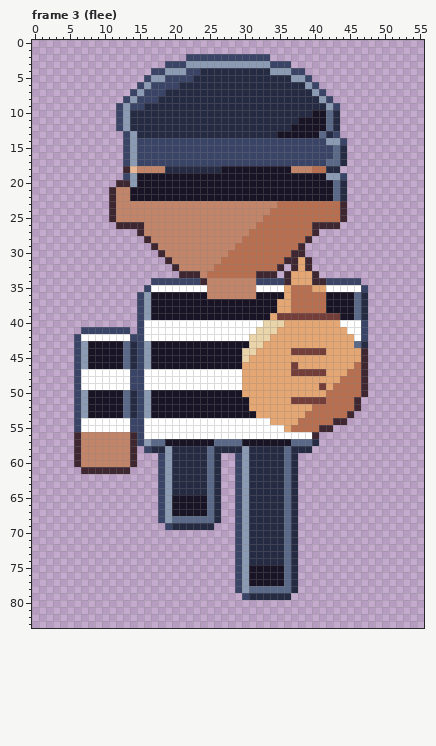
Pixel-art file -- art/road/thief.aseprite. Above, as it was before the edit.
56x84 pixels, 6 frames. Shown: frame 3 (flee). The commit also changed other frames, which this record leaves out.
The result:
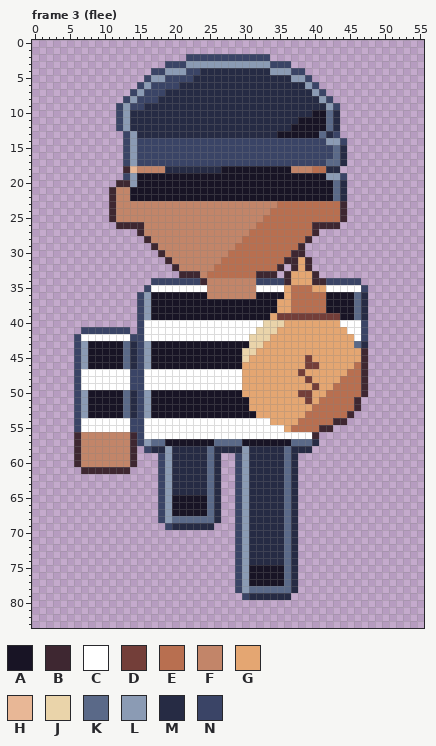
Palette (. is transparent): A #181425  B #3e2731  C #ffffff  D #733e39  E #b86f50  F #c28569  G #e4a672  H #e8b796  J #ead4aa  K #5a6988  L #8b9bb4  M #262b44  N #3a4466
Diff:
Frame 3 (flee):
y 44: x 37..41 DDDDD -> GGGGG
y 45: x 39 G -> D
y 46: x 37 D -> G; x 39..40 GG -> DD
y 47: x 37 D -> G; x 39..41 DDD -> GGG
y 48: x 39 G -> D
y 49: x 40..41 GD -> DG
y 50: x 38..39 GG -> DD
y 51: x 37..38 DD -> GG; x 40..41 DD -> GE
Boxes around the changes in both pictures, in picture pixels (x1, y1, x2, y2):
changed: (291, 348, 326, 404)
